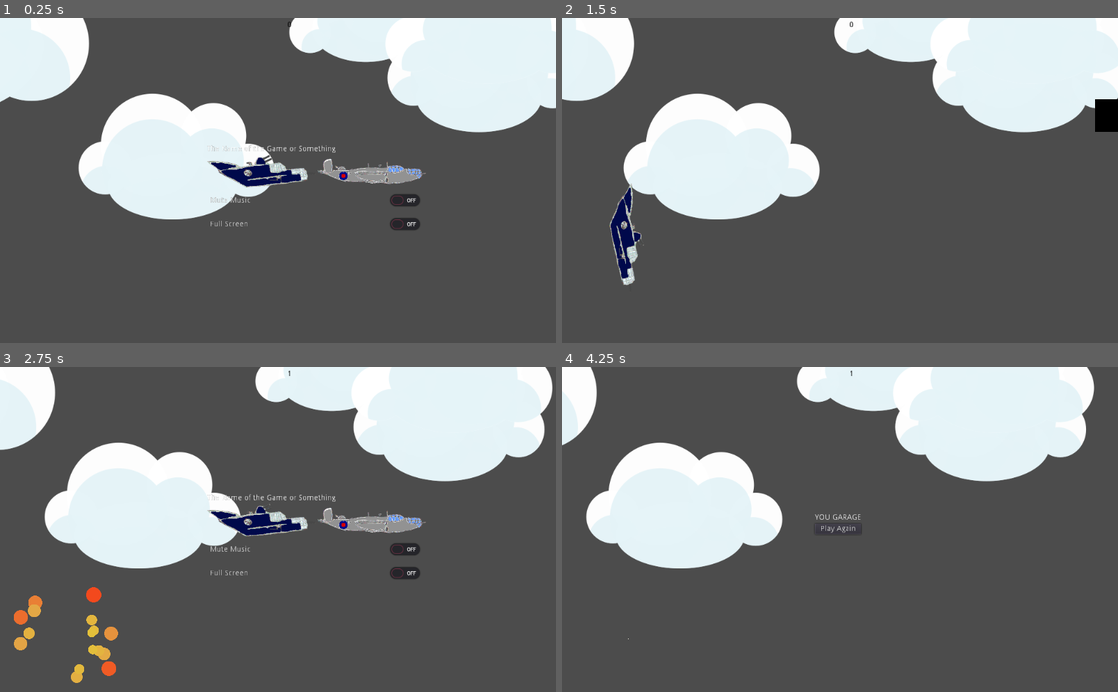
Above: before the commit, frames 1-4 (two rows, left to right).
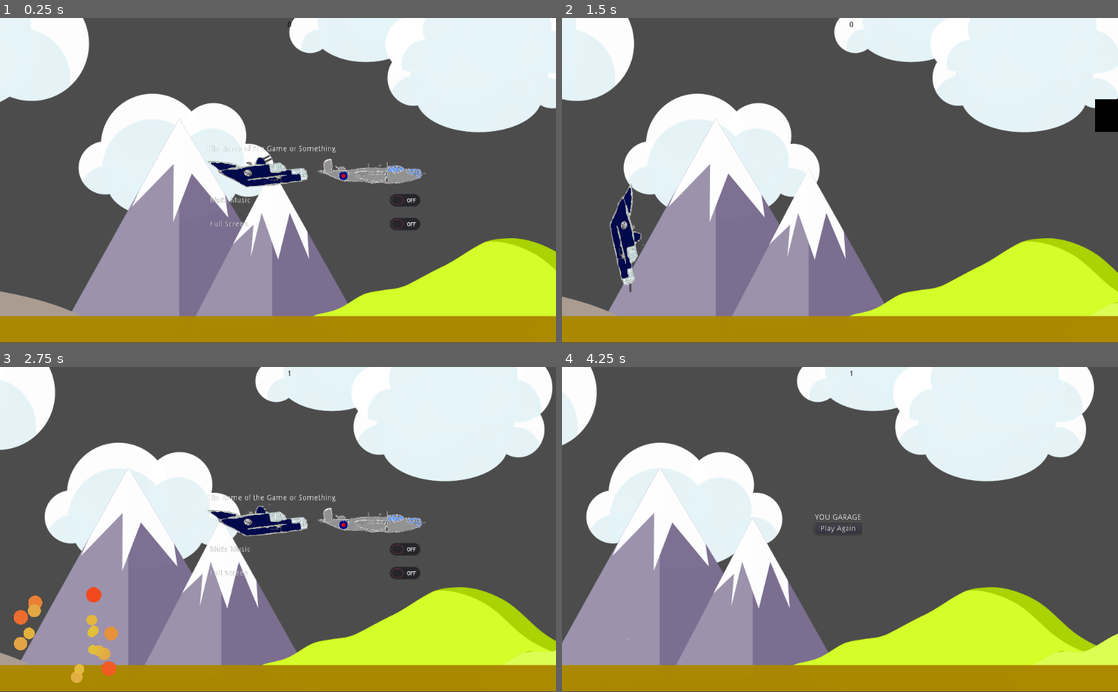
Above: after the commit, the same moments.

Repository: the-g-force/FamJam-October2020
Game: Godot game, scene res://src/Level.tscn
The game is run twice, just before and just after one commit, with the same random seed, the same clock (stepped at 60 frames per second) and the same inputs.
Inputs (mouse positions are in pixels of both pictures, inside the frame that each line leads up to):
- Up to frame 1 (0.25 s): no input
- Up to frame 2 (1.5 s): click (823, 170) at 0.52 s; move the mouse to (962, 164) at 1.27 s; click (962, 164) at 1.42 s
- Up to frame 3 (2.75 s): click "Play Again" at 2 s
- Up to frame 4 (4.25 s): click (934, 519) at 2.75 s; move the mouse to (728, 545) at 3.52 s; click (728, 545) at 3.67 s

The runs differ from the first frame. In frame 1, 30% of the frame differs, in the area x 0-100%, y 31-100%; in frame 2, 30%; in frame 3, 30%; in frame 4, 31%.

Commit message:
Add ground

Diff:
--- a/project/src/Background.tscn
+++ b/project/src/Background.tscn
@@ -1,6 +1,7 @@
-[gd_scene load_steps=2 format=2]
+[gd_scene load_steps=3 format=2]
 
 [ext_resource path="res://assets/clouds.png" type="Texture" id=1]
+[ext_resource path="res://assets/ground.png" type="Texture" id=2]
 
 [node name="ParallaxBackground" type="ParallaxBackground"]
 
@@ -11,3 +12,11 @@
 [node name="clouds" type="Sprite" parent="ParallaxLayer"]
 position = Vector2( 72, 72 )
 texture = ExtResource( 1 )
+
+[node name="ParallaxLayer2" type="ParallaxLayer" parent="."]
+motion_scale = Vector2( 0.75, 0 )
+motion_mirroring = Vector2( 1560, 0 )
+
+[node name="ground" type="Sprite" parent="ParallaxLayer2"]
+position = Vector2( 1024, 392 )
+texture = ExtResource( 2 )
